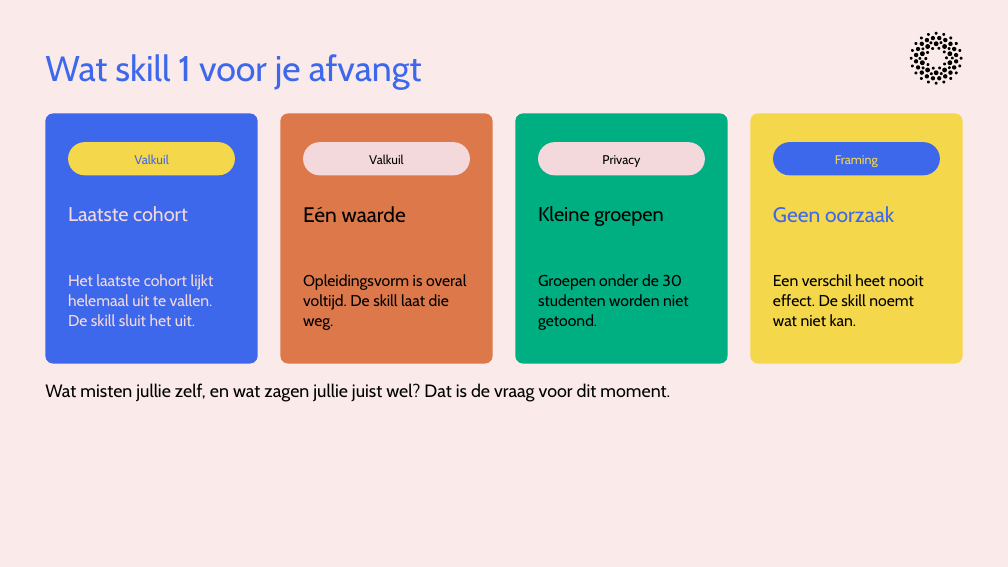
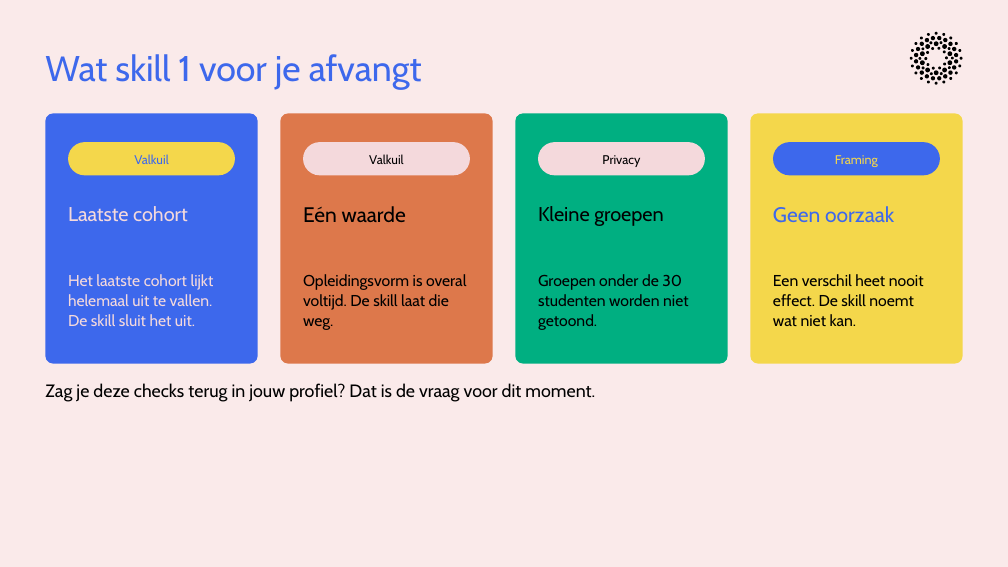
Before and after one commit to cedanl/clidev-presentaties, a slide deck: slide 23 of exports/261005_workshop_rad_uitvoering.pptx. Drawn at 1008x567 pixels with LibreOffice and Linux fonts; fonts in the diff are those of the drawing. Boxes give left, top, right and bottom in pixels: in the first picture for what was removed or moved away, otherwise in the second. Text is boxed around its words. In the diff, an @@ line names an element or a change of style, - is before the commit and + after.

```diff
--- a/exports/261005_workshop_rad_uitvoering.pptx
+++ b/exports/261005_workshop_rad_uitvoering.pptx
@@ text at bbox=[45, 383, 595, 402]: text changed @@
-Wat misten jullie zelf, en wat zagen jullie juist wel? Dat is de vraag voor dit moment.
+Zag je deze checks terug in jouw profiel? Dat is de vraag voor dit moment.
```
Also in this commit, not shown: 12 other slides changed, 1 other file.
